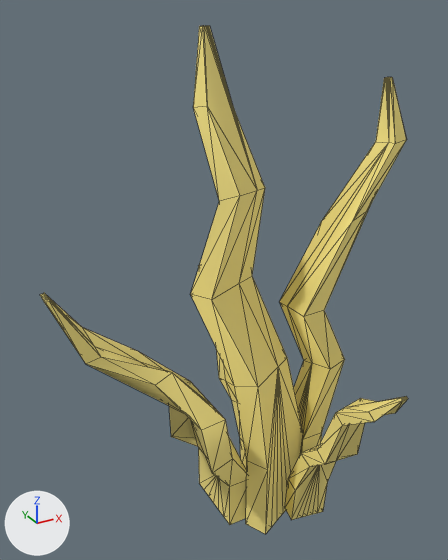
The glTF model Tree/grassB.gltf, before and after one commit.
Before and after are seen from a camera (50 mm lens) standing at (-28.7, -41.7, 45.1) and looking at (-4.9, 1.5, 23.5). Lighting does not change. The marker at lower left points along +X, +Y and +Z. Mesh edges are drawn as thin lines. Where no turn or scale is listed for an object, it has been applied to the vertices.

Names of what the first picture shows: 'grass01', 'grass02', 'grass03', 'grass04', 'grass05'.
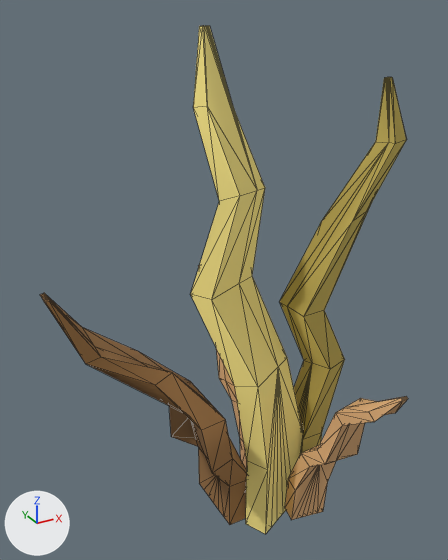
Changed parts and their boxes (x1, y1, x2, y2) in the pictures (448 x 560 px):
'grass03', recoloured
    both: (279, 77, 406, 453)
'grass02', recoloured (yellow to brown)
    both: (40, 293, 248, 525)
'grass04', recoloured
    both: (285, 396, 408, 520)

Edits to the bpy script that builds the scene:
```text
Add mat_material11:
    mat_material11 = principled_material('Material11')
    mat_material11.base_color = (0.797, 0.458, 0.204)  # beige #e7b47d
    mat_material11.roughness = 0.9
Add mat_material_13:
    mat_material_13 = principled_material('Material 13')
    mat_material_13.base_color = (0.498, 0.388, 0.0858)  # yellow #bba753
    mat_material_13.roughness = 0.9
Add mat_material_12:
    mat_material_12 = principled_material('Material 12')
    mat_material_12.base_color = (0.327, 0.163, 0.0531)  # brown #9b7041
    mat_material_12.roughness = 0.9
Change me_grass02:
    where me_grass02.from_pydata(...)  # 54 vertices, 104 faces; spans x -8.6..8.2, y 4.7..14.2, z -0.5..26.6
    remove me_grass02.materials.append(mat_01___default)  # yellow #fbe888
    add me_grass02.materials.append(mat_material_12)  # brown #9b7041
Change me_grass03:
    where me_grass03.from_pydata(...)  # 54 vertices, 104 faces; spans x 8.7..19.7, y 11.1..15.1, z -0.7..39.8
    remove me_grass03.materials.append(mat_01___default)  # yellow #fbe888
    add me_grass03.materials.append(mat_material_13)  # yellow #bba753
Change me_grass04:
    where me_grass04.from_pydata(...)  # 54 vertices, 104 faces; spans x 5.2..9.0, y -2.0..10.5, z -0.9..19.4
    remove me_grass04.materials.append(mat_01___default)  # yellow #fbe888
    add me_grass04.materials.append(mat_material11)  # beige #e7b47d
```
